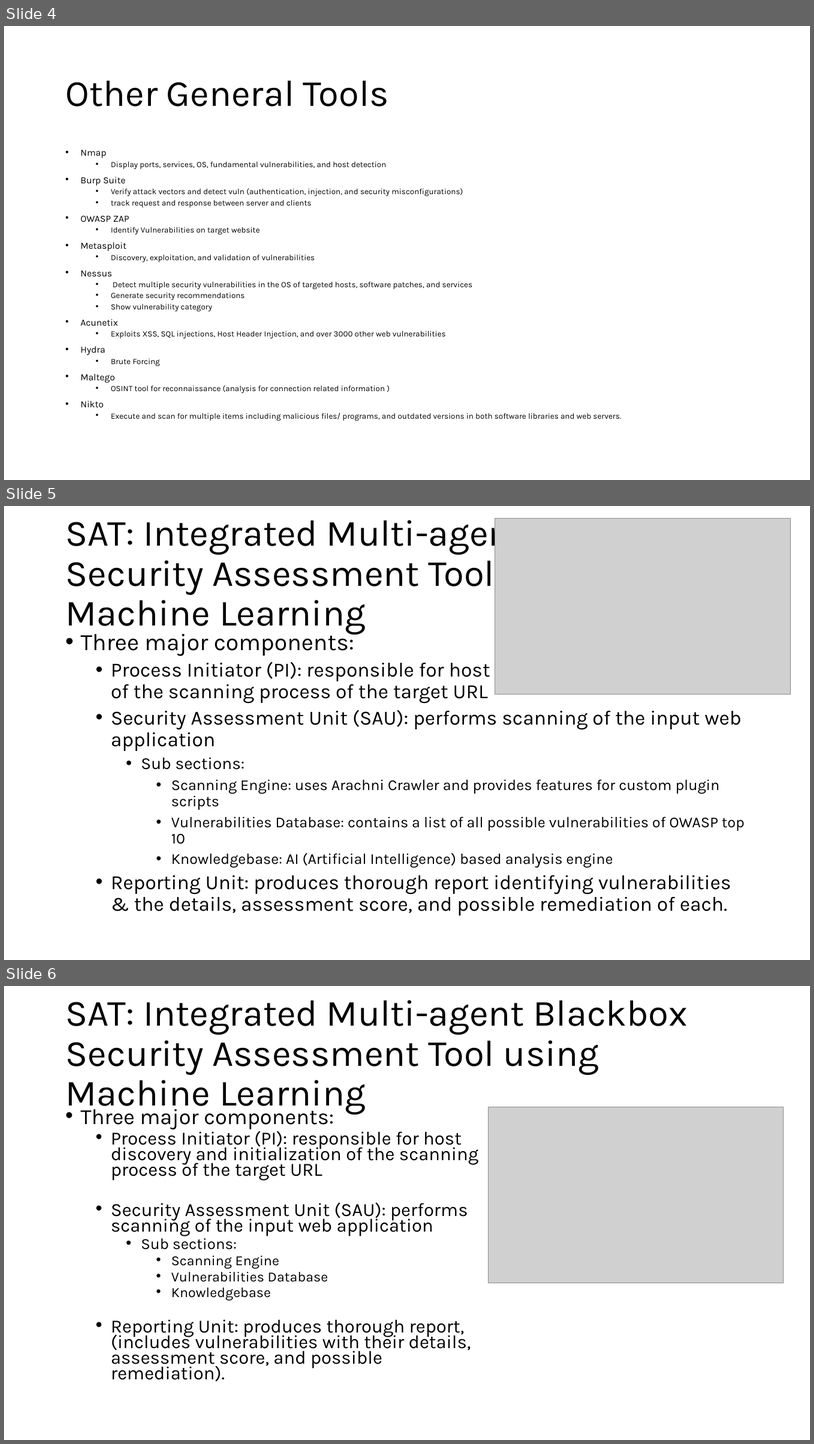
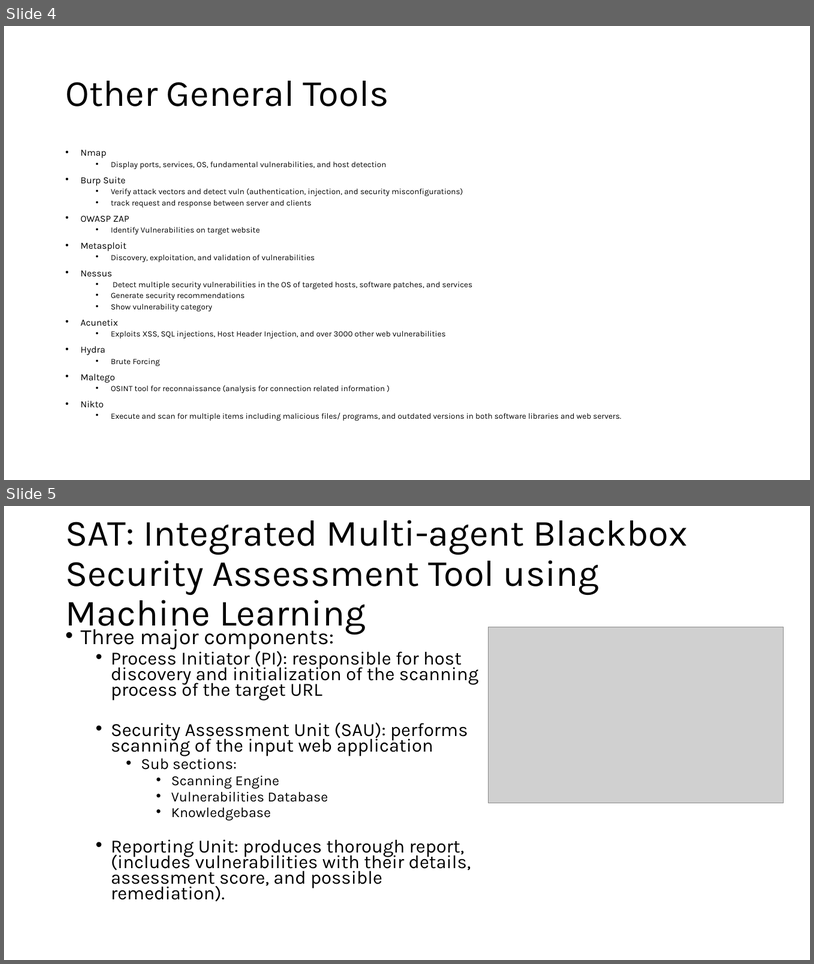
Before and after one commit to lmredington/Kali-Linux-Pen-Testing-Network-Tools, a slide deck: Garcia_pres.pptx. Shown one above the other, each under a label of ours: slides 4, 5 and 6 before the commit, slides 4 and 5 after it. The pictures are 814x1444 and 814x964 pixels, drawn with LibreOffice and Linux fonts; fonts in the diff are those of the drawing; grey boxes stand for pictures. Boxes give left, top, right and bottom in pixels: in the first picture for what was removed or moved away, otherwise in the second. Text is boxed around its words. In the diff, an @@ line names an element or a change of style, - is before the commit and + after.

```diff
--- a/Garcia_pres.pptx
+++ b/Garcia_pres.pptx
@@ slide 5 removed at (4, 506, 810, 960), background #FFFFFF @@
@@ title removed at (65, 513, 688, 634) @@
-SAT: Integrated Multi-agent Blackbox Security Assessment Tool using Machine Learning
@@ picture removed at (495, 519, 791, 695) @@
@@ text removed at (81, 629, 745, 915) @@
-• Three major components:
-  • Process Initiator (PI): responsible for host discovery and initialization of the scanning process of the target URL
-  • Security Assessment Unit (SAU): performs scanning of the input web application
-    • Sub sections:
-      • Scanning Engine: uses Arachni Crawler and provides features for custom plugin scripts
-      • Vulnerabilities Database: contains a list of all possible vulnerabilities of OWASP top 10
-      • Knowledgebase: AI (Artificial Intelligence) based analysis engine
-  • Reporting Unit: produces thorough report identifying vulnerabilities & the details, assessment score, and possible remediation of each.
@@ what was slide 6 is now slide 5 @@
```
Also in this commit, not shown: 8 other files.
